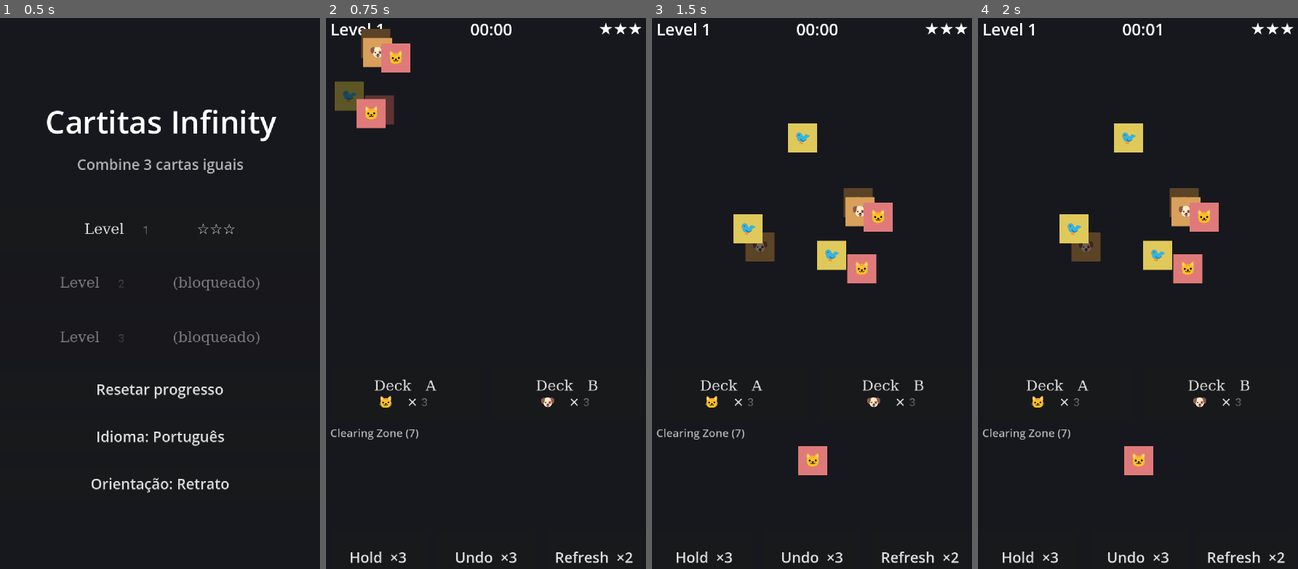
Above: before the commit, frames 1-4 (left to right).
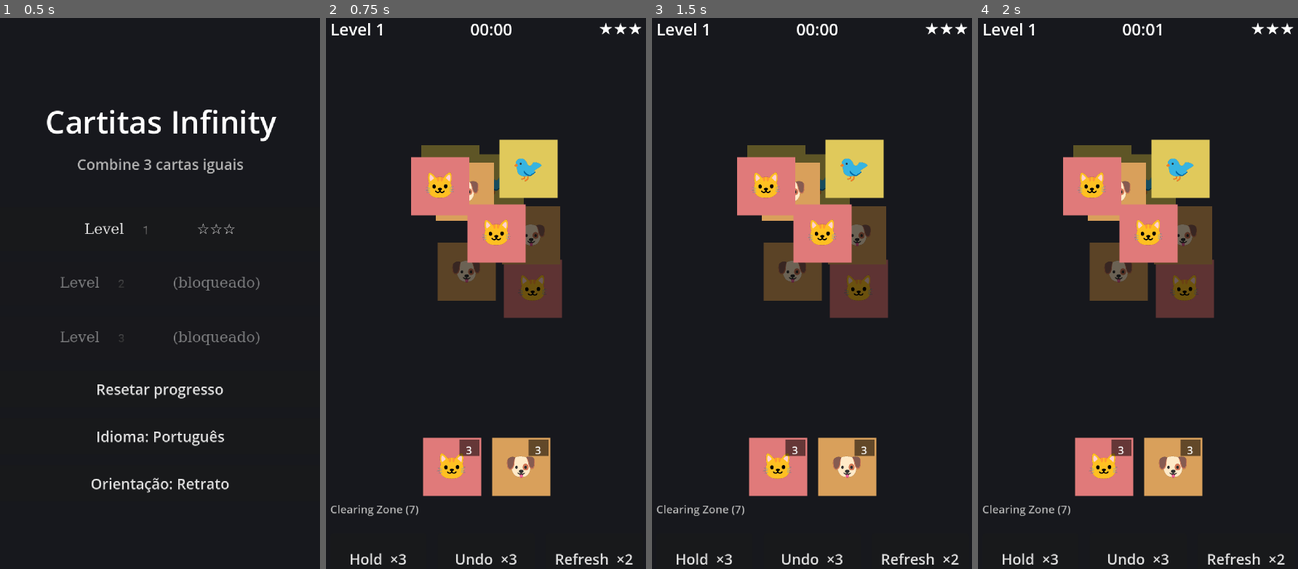
Above: after the commit, the same moments.

Repository: rikardop05/game-cartitas
Game: Godot game, scene res://scenes/main.tscn
Same seed, same stepped clock (60 frames per second), same inputs: the game is played once before the commit and once after it.
Inputs (mouse positions are in pixels of both pictures, inside the frame that each line leads up to):
- Up to frame 1 (0.5 s): no input
- Up to frame 2 (0.75 s): click "Level 1 ☆☆☆" at 0.5 s
- Up to frame 3 (1.5 s): click (706, 111) at 1.27 s
- Up to frame 4 (2 s): no input

Frame 1 is identical in both runs. In frame 2, 19% of the frame differs, in the area x 1-96%, y 1-100%; in frame 3, 18%; in frame 4, 18%.

Commit message:
Enlarge cards, stable centered board, deck cards as card faces

Diff:
--- a/levels/level_1.json
+++ b/levels/level_1.json
@@ -5,8 +5,9 @@
     "types": ["cat", "dog", "bird"],
     "count": 3,
     "layers": 2,
-    "width": 240,
+    "width": 200,
     "height": 200,
+    "card_size": 64,
     "seed": 1001
   },
   "deck_a": ["cat", "cat", "cat"],
--- a/levels/level_2.json
+++ b/levels/level_2.json
@@ -5,8 +5,9 @@
     "types": ["cat", "dog", "bird", "fish", "flower", "moon"],
     "count": 3,
     "layers": 3,
-    "width": 300,
-    "height": 240,
+    "width": 240,
+    "height": 220,
+    "card_size": 64,
     "seed": 2001
   },
   "deck_a": ["cat", "cat", "cat", "dog", "dog", "dog"],
--- a/levels/level_3.json
+++ b/levels/level_3.json
@@ -5,8 +5,9 @@
     "types": ["cat", "dog", "bird", "fish", "flower", "moon", "star", "sun", "leaf"],
     "count": 3,
     "layers": 3,
-    "width": 320,
+    "width": 280,
     "height": 260,
+    "card_size": 64,
     "seed": 3001
   },
   "deck_a": ["star", "star", "star", "sun", "sun", "sun"],
--- a/scripts/core/card.gd
+++ b/scripts/core/card.gd
@@ -5,7 +5,7 @@
 enum Source { BOARD, DECK_A, DECK_B }
 enum Location { BOARD, CLEARING_ZONE, RESERVE }
 
-const SIZE := Vector2(32, 32)
+const SIZE := Vector2(64, 64)
 
 var id: String = ""
 var type: String = ""
--- a/scripts/core/layout_generator.gd
+++ b/scripts/core/layout_generator.gd
@@ -1,7 +1,7 @@
 class_name LayoutGenerator
 extends RefCounted
 
-const CARD := 32.0
+const CARD := 64.0
 
 static func generate(types: Array, count: int, params: Dictionary) -> Array:
 	var rng := RandomNumberGenerator.new()
--- a/scripts/ui/level_screen.gd
+++ b/scripts/ui/level_screen.gd
@@ -1,10 +1,13 @@
 extends Control
+
+const BOARD_CARD := Vector2(64, 64)
+const TRAY_CARD := Vector2(40, 40)
 
 var controller: GameController
 var board_container: Control
-var zone_container: HBoxContainer
+var zone_container: HFlowContainer
 var reserve_header: Label
-var reserve_container: HBoxContainer
+var reserve_container: HFlowContainer
 var deck_a_btn: Button
 var deck_b_btn: Button
 var power_buttons: Dictionary = {}
@@ -22,6 +25,8 @@
 	controller = GameController.new()
 	controller.start_level(level, Game.progress.inventory)
 	_build_ui()
+	resized.connect(_on_resized)
+	await get_tree().process_frame
 	render()
 
 func _process(_delta: float) -> void:
@@ -30,6 +35,10 @@
 	if controller.status == GameController.Status.PLAYING:
 		timer_label.text = _format_time(controller.timer.elapsed_seconds())
 	_update_live_stars()
+
+func _on_resized() -> void:
+	if controller != null:
+		render()
 
 func _build_ui() -> void:
 	var bg := ColorRect.new()
@@ -49,8 +58,28 @@
 	vbox.add_theme_constant_override("separation", 6)
 	margin.add_child(vbox)
 
+	vbox.add_child(_build_hud())
+
+	var landscape := get_viewport_rect().size.x > get_viewport_rect().size.y
+	if landscape:
+		var body := HBoxContainer.new()
+		body.size_flags_vertical = Control.SIZE_EXPAND_FILL
+		body.add_theme_constant_override("separation", 12)
+		vbox.add_child(body)
+		board_container = Control.new()
+		board_container.size_flags_horizontal = Control.SIZE_EXPAND_FILL
+		body.add_child(board_container)
+		var controls := _build_controls()
+		controls.custom_minimum_size = Vector2(300, 0)
+		body.add_child(controls)
+	else:
+		board_container = Control.new()
+		board_container.size_flags_vertical = Control.SIZE_EXPAND_FILL
+		vbox.add_child(board_container)
+		vbox.add_child(_build_controls())
+
+func _build_hud() -> HBoxContainer:
 	var hud := HBoxContainer.new()
-	vbox.add_child(hud)
 	level_label = Label.new()
 	level_label.text = "Level %s" % controller.level_id
 	level_label.add_theme_font_size_override("font_size", 18)
@@ -63,24 +92,18 @@
 	_add_expander(hud)
 	stars_label = UiHelpers.symbol_label("☆☆☆", 18)
 	hud.add_child(stars_label)
-
-	board_container = Control.new()
-	board_container.size_flags_vertical = Control.SIZE_EXPAND_FILL
-	vbox.add_child(board_container)
+	return hud
+
+func _build_controls() -> VBoxContainer:
+	var col := VBoxContainer.new()
+	col.add_theme_constant_override("separation", 6)
 
 	var deck_row := HBoxContainer.new()
+	deck_row.alignment = BoxContainer.ALIGNMENT_CENTER
 	deck_row.add_theme_constant_override("separation", 12)
-	vbox.add_child(deck_row)
-	deck_a_btn = Button.new()
-	deck_b_btn = Button.new()
-	deck_a_btn.add_theme_font_override("font", UiHelpers.symbol_font())
-	deck_b_btn.add_theme_font_override("font", UiHelpers.symbol_font())
-	deck_a_btn.custom_minimum_size = Vector2(0, 56)
-	deck_b_btn.custom_minimum_size = Vector2(0, 56)
-	deck_a_btn.size_flags_horizontal = Control.SIZE_EXPAND_FILL
-	deck_b_btn.size_flags_horizontal = Control.SIZE_EXPAND_FILL
-	deck_a_btn.pressed.connect(_on_deck.bind("a"))
-	deck_b_btn.pressed.connect(_on_deck.bind("b"))
+	col.add_child(deck_row)
+	deck_a_btn = _make_deck_button("a")
+	deck_b_btn = _make_deck_button("b")
 	deck_row.add_child(deck_a_btn)
 	deck_row.add_child(deck_b_btn)
 
@@ -88,36 +111,44 @@
 	zone_header.text = "%s (%d)" % [Localizer.t("clearing_zone"), controller.clearing_capacity]
 	zone_header.add_theme_font_size_override("font_size", 12)
 	zone_header.modulate = Color(0.7, 0.7, 0.7)
-	vbox.add_child(zone_header)
-
-	zone_container = HBoxContainer.new()
-	zone_container.custom_minimum_size = Vector2(0, 40)
-	zone_container.alignment = BoxContainer.ALIGNMENT_CENTER
-	zone_container.add_theme_constant_override("separation", 4)
-	vbox.add_child(zone_container)
+	col.add_child(zone_header)
+
+	zone_container = HFlowContainer.new()
+	zone_container.alignment = FlowContainer.ALIGNMENT_CENTER
+	zone_container.add_theme_constant_override("h_separation", 3)
+	zone_container.add_theme_constant_override("v_separation", 3)
+	col.add_child(zone_container)
 
 	reserve_header = Label.new()
 	reserve_header.text = Localizer.t("reserve")
 	reserve_header.add_theme_font_size_override("font_size", 12)
 	reserve_header.modulate = Color(0.7, 0.7, 0.7)
-	vbox.add_child(reserve_header)
-
-	reserve_container = HBoxContainer.new()
-	reserve_container.custom_minimum_size = Vector2(0, 40)
-	reserve_container.alignment = BoxContainer.ALIGNMENT_CENTER
-	reserve_container.add_theme_constant_override("separation", 4)
-	vbox.add_child(reserve_container)
+	col.add_child(reserve_header)
+
+	reserve_container = HFlowContainer.new()
+	reserve_container.alignment = FlowContainer.ALIGNMENT_CENTER
+	reserve_container.add_theme_constant_override("h_separation", 3)
+	reserve_container.add_theme_constant_override("v_separation", 3)
+	col.add_child(reserve_container)
 
 	var power_row := HBoxContainer.new()
-	power_row.custom_minimum_size = Vector2(0, 60)
+	power_row.custom_minimum_size = Vector2(0, 56)
 	power_row.add_theme_constant_override("separation", 12)
-	vbox.add_child(power_row)
+	col.add_child(power_row)
 	for p in PowerManager.POWERS:
 		var btn := Button.new()
 		btn.size_flags_horizontal = Control.SIZE_EXPAND_FILL
 		btn.pressed.connect(_on_power.bind(p))
 		power_buttons[p] = btn
 		power_row.add_child(btn)
+	return col
+
+func _make_deck_button(deck_id: String) -> Button:
+	var btn := Button.new()
+	btn.flat = true
+	btn.custom_minimum_size = BOARD_CARD
+	btn.pressed.connect(_on_deck.bind(deck_id))
+	return btn
 
 func _add_expander(parent: Control) -> void:
 	var c := Control.new()
@@ -129,27 +160,30 @@
 	_clear(zone_container)
 	_clear(reserve_container)
 
-	var offset := _board_offset()
+	var layout := _board_layout()
+	var offset: Vector2 = layout["offset"]
+	var scale: float = layout["scale"]
+
 	var board_cards: Array = controller.board.cards.duplicate()
 	board_cards.sort_custom(func(a, b): return a.layer < b.layer)
 	for card in board_cards:
 		if card.is_removed() or card.location != Card.Location.BOARD:
 			continue
 		var darken: bool = card.state != Card.State.AVAILABLE
-		var node := _make_card_button(card, darken, _on_card.bind(card.id))
-		node.position = card.position + offset
-		node.size = Card.SIZE
+		var node := _make_card_button(card, darken, _on_card.bind(card.id), BOARD_CARD)
+		node.position = offset + card.position * scale
+		node.scale = Vector2(scale, scale)
 		board_container.add_child(node)
 
 	for card in controller.zone.cards:
-		zone_container.add_child(_make_card_display(card.type))
+		zone_container.add_child(_make_card_display(card.type, TRAY_CARD))
 
 	reserve_header.visible = controller.reserve.size() > 0
 	for card in controller.reserve:
-		reserve_container.add_child(_make_card_button(card, false, _on_reserve_return.bind(card.id)))
-
-	_update_deck_button(deck_a_btn, controller.deck_a, "a")
-	_update_deck_button(deck_b_btn, controller.deck_b, "b")
+		reserve_container.add_child(_make_card_button(card, false, _on_reserve_return.bind(card.id), TRAY_CARD))
+
+	_update_deck_button(deck_a_btn, controller.deck_a)
+	_update_deck_button(deck_b_btn, controller.deck_b)
 
 	for p in PowerManager.POWERS:
 		var btn: Button = power_buttons[p]
@@ -162,40 +196,44 @@
 		c.remove_child(child)
 		child.queue_free()
 
-func _board_offset() -> Vector2:
+func _board_layout() -> Dictionary:
 	var minx := INF
 	var maxx := -INF
 	var miny := INF
 	var maxy := -INF
 	for c in controller.board.cards:
-		if c.is_removed():
-			continue
 		minx = minf(minx, c.position.x)
 		maxx = maxf(maxx, c.position.x + Card.SIZE.x)
 		miny = minf(miny, c.position.y)
 		maxy = maxf(maxy, c.position.y + Card.SIZE.y)
 	if minx == INF:
-		return Vector2.ZERO
+		return {"offset": Vector2.ZERO, "scale": 1.0}
 	var bw := maxx - minx
 	var bh := maxy - miny
-	var ox := (board_container.size.x - bw) / 2.0 - minx
-	var oy := (board_container.size.y - bh) / 2.0 - miny
-	return Vector2(ox, oy)
-
-func _make_card_rect(type: String, darken: bool) -> Control:
+	var avail := board_container.size
+	if bw <= 0 or bh <= 0 or avail.x <= 0 or avail.y <= 0:
+		return {"offset": Vector2.ZERO, "scale": 1.0}
+	var scale := minf(1.0, minf(avail.x / bw, avail.y / bh))
+	var offset := Vector2(
+		(avail.x - bw * scale) / 2.0 - minx * scale,
+		(avail.y - bh * scale) / 2.0 - miny * scale
+	)
+	return {"offset": offset, "scale": scale}
+
+func _make_card_rect(type: String, darken: bool, size: Vector2) -> Control:
 	var root := Control.new()
-	root.custom_minimum_size = Card.SIZE
-	root.size = Card.SIZE
+	root.custom_minimum_size = size
+	root.size = size
 	root.mouse_filter = Control.MOUSE_FILTER_IGNORE
 	var rect := ColorRect.new()
 	rect.color = CardTypeRegistry.color(type)
 	rect.position = Vector2.ZERO
-	rect.size = Card.SIZE
+	rect.size = size
 	rect.mouse_filter = Control.MOUSE_FILTER_IGNORE
 	root.add_child(rect)
-	var label := UiHelpers.symbol_label(CardTypeRegistry.symbol(type), 18)
+	var label := UiHelpers.symbol_label(CardTypeRegistry.symbol(type), int(size.y * 0.55))
 	label.position = Vector2.ZERO
-	label.size = Card.SIZE
+	label.size = size
 	label.horizontal_alignment = HORIZONTAL_ALIGNMENT_CENTER
 	label.vertical_alignment = VERTICAL_ALIGNMENT_CENTER
 	label.mouse_filter = Control.MOUSE_FILTER_IGNORE
@@ -204,25 +242,45 @@
 		root.modulate = Color(0.42, 0.42, 0.42)
 	return root
 
-func _make_card_button(card: Card, darken: bool, on_click: Callable) -> Button:
+func _make_card_button(card: Card, darken: bool, on_click: Callable, size: Vector2) -> Button:
 	var btn := Button.new()
 	btn.flat = true
-	btn.custom_minimum_size = Card.SIZE
-	btn.add_child(_make_card_rect(card.type, darken))
+	btn.custom_minimum_size = size
+	btn.add_child(_make_card_rect(card.type, darken, size))
 	btn.pressed.connect(on_click)
 	return btn
 
-func _make_card_display(type: String) -> Control:
-	return _make_card_rect(type, false)
-
-func _update_deck_button(btn: Button, deck: DeckManager, deck_id: String) -> void:
+func _make_card_display(type: String, size: Vector2) -> Control:
+	return _make_card_rect(type, false, size)
+
+func _update_deck_button(btn: Button, deck: DeckManager) -> void:
+	_clear(btn)
 	if deck.is_empty():
-		btn.text = "Deck %s\n—" % deck_id.to_upper()
 		btn.disabled = true
-	else:
-		var sym: String = CardTypeRegistry.symbol(deck.current_type())
-		btn.text = "Deck %s\n%s ×%d" % [deck_id.to_upper(), sym, deck.remaining_count()]
-		btn.disabled = false
+		var rect := ColorRect.new()
+		rect.color = Color(0.22, 0.22, 0.28)
+		rect.position = Vector2.ZERO
+		rect.size = BOARD_CARD
+		rect.mouse_filter = Control.MOUSE_FILTER_IGNORE
+		btn.add_child(rect)
+		return
+	btn.disabled = false
+	btn.add_child(_make_card_rect(deck.current_type(), false, BOARD_CARD))
+	var badge := ColorRect.new()
+	badge.color = Color(0, 0, 0, 0.55)
+	badge.position = Vector2(BOARD_CARD.x - 24, 2)
+	badge.size = Vector2(22, 18)
+	badge.mouse_filter = Control.MOUSE_FILTER_IGNORE
+	btn.add_child(badge)
+	var cnt := Label.new()
+	cnt.text = str(deck.remaining_count())
+	cnt.position = badge.position
+	cnt.size = badge.size
+	cnt.horizontal_alignment = HORIZONTAL_ALIGNMENT_CENTER
+	cnt.vertical_alignment = VERTICAL_ALIGNMENT_CENTER
+	cnt.add_theme_font_size_override("font_size", 12)
+	cnt.mouse_filter = Control.MOUSE_FILTER_IGNORE
+	btn.add_child(cnt)
 
 func _power_name(p: String) -> String:
 	match p:
--- a/tests/test_board.gd
+++ b/tests/test_board.gd
@@ -2,7 +2,7 @@
 
 func _make() -> BoardManager:
 	var a := Card.new("a", "cat", Vector2(0, 0), 0)
-	var b := Card.new("b", "dog", Vector2(40, 0), 0)
+	var b := Card.new("b", "dog", Vector2(80, 0), 0)
 	var c := Card.new("c", "bird", Vector2(0, 0), 1)
 	var cards: Array[Card] = [a, b, c]
 	for x in cards:
--- a/tests/test_card.gd
+++ b/tests/test_card.gd
@@ -8,7 +8,7 @@
 
 func test_rect_uses_size_and_position() -> void:
 	var c := Card.new("c1", "cat", Vector2(10, 20), 1)
-	Assert.equals(c.get_rect(), Rect2(10, 20, 32, 32), "rect from position")
+	Assert.equals(c.get_rect(), Rect2(10, 20, 64, 64), "rect from position")
 
 func test_is_removed_and_active() -> void:
 	var c := Card.new("c1", "cat")
--- a/tests/test_layout.gd
+++ b/tests/test_layout.gd
@@ -1,35 +1,27 @@
 extends RefCounted
 
-func test_generated_levels_are_solvable() -> void:
-	var levels := [
-		{"types": ["cat", "dog", "bird"], "count": 3, "layers": 2, "width": 240, "height": 200, "seed": 7},
-		{"types": ["cat", "dog", "bird", "fish", "flower", "moon"], "count": 3, "layers": 3, "width": 300, "height": 240, "seed": 11},
-		{"types": ["cat", "dog", "bird", "fish", "flower", "moon", "star", "sun", "leaf"], "count": 3, "layers": 3, "width": 320, "height": 260, "seed": 13},
-	]
-	for params in levels:
-		var cards := LayoutGenerator.generate(params["types"], params["count"], params)
-		var level := {
-			"id": "gen",
-			"clearing_capacity": 7,
-			"cards": cards,
-			"deck_a": [],
-			"deck_b": [],
-			"time_thresholds": {"three_stars": 999, "two_stars": 999},
-			"rewards": [],
-		}
-		Assert.is_true(SolvabilityChecker.is_solvable(level), "generated layout solvable (seed %s)" % params["seed"])
+func test_loaded_levels_solvable_and_multilayer() -> void:
+	for id in ["1", "2", "3"]:
+		var level: Dictionary = LevelLoader.load_level(id)
+		Assert.is_false(level.has("error"), "level %s loads" % id)
+		Assert.is_true(SolvabilityChecker.is_solvable(level), "level %s solvable" % id)
+		var layers := {}
+		for c in level["cards"]:
+			layers[c["layer"]] = true
+		Assert.is_true(layers.size() >= 2, "level %s uses multiple layers" % id)
 
 func test_generated_cards_are_within_bounds_and_layered() -> void:
-	var cards := LayoutGenerator.generate(["cat", "dog", "bird"], 3, {"layers": 2, "width": 240, "height": 200, "seed": 3})
+	var card_size := 64
+	var cards := LayoutGenerator.generate(["cat", "dog", "bird"], 3, {"layers": 2, "width": 240, "height": 200, "card_size": card_size, "seed": 3})
 	var layers := {}
 	for c in cards:
-		Assert.is_true(c["x"] >= 0 and c["x"] + 32 <= 240, "x in bounds")
-		Assert.is_true(c["y"] >= 0 and c["y"] + 32 <= 200, "y in bounds")
+		Assert.is_true(c["x"] >= 0 and c["x"] + card_size <= 240, "x in bounds")
+		Assert.is_true(c["y"] >= 0 and c["y"] + card_size <= 200, "y in bounds")
 		layers[c["layer"]] = true
 	Assert.is_true(layers.size() >= 2, "uses multiple layers")
 
 func test_generated_ids_are_unique() -> void:
-	var cards := LayoutGenerator.generate(["cat", "dog", "bird"], 3, {"layers": 2, "width": 240, "height": 200, "seed": 5})
+	var cards := LayoutGenerator.generate(["cat", "dog", "bird"], 3, {"layers": 2, "width": 240, "height": 200, "card_size": 64, "seed": 5})
 	var ids := {}
 	for c in cards:
 		Assert.is_false(ids.has(c["id"]), "unique id")
